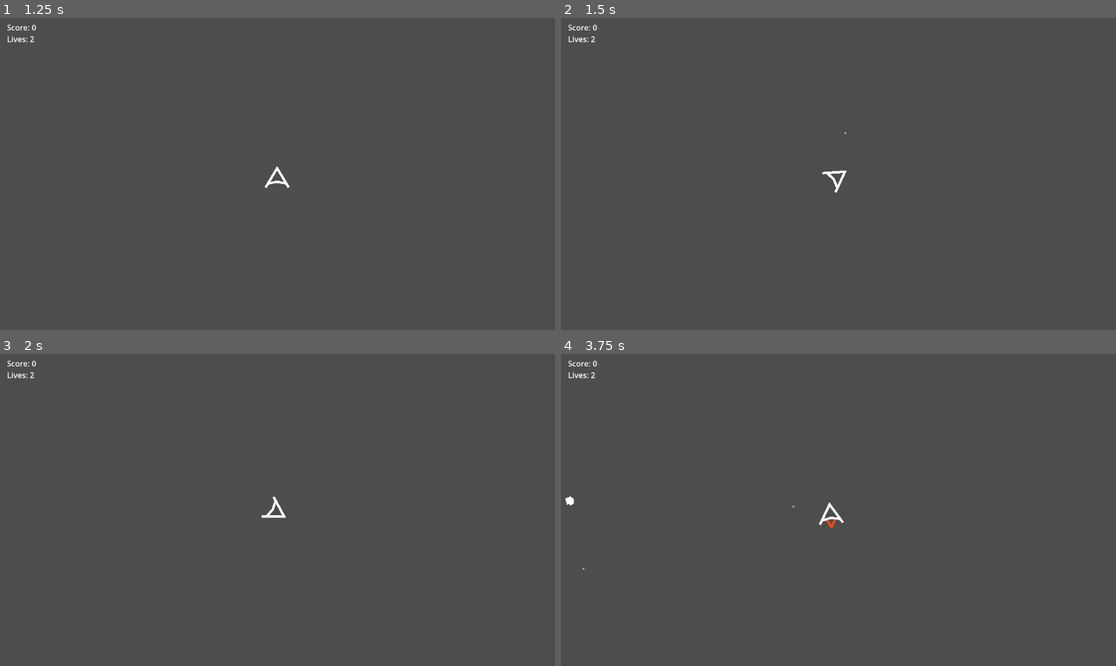
Above: before the commit, frames 1-4 (two rows, left to right).
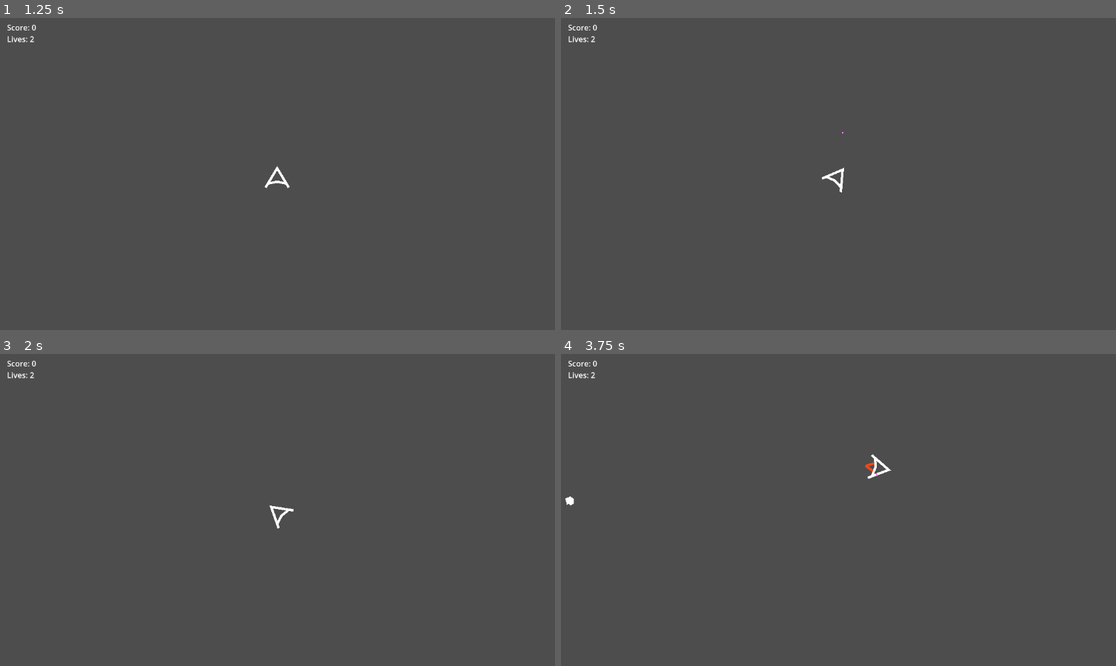
Above: after the commit, the same moments.

Repository: evanboerchers/asteroids
Game: Godot game, scene res://menu/menu.tscn
Two runs of this game, one before a commit and one after it. Both use one fixed random seed, a clock stepped at 60 frames per second and the inputs below.
Inputs:
- Up to frame 1 (1.25 s): click "Play Game" at 0.5 s
- Up to frame 2 (1.5 s): tap Enter at 1.25 s; hold D (move_right) from 1.28 s (still down); tap Space (shoot) at 1.35 s
- Up to frame 3 (2 s): keep holding D (move_right)
- Up to frame 4 (3.75 s): release D (move_right) at 2.03 s; hold A (move_left) 2.03-2.78 s; tap Space (shoot) at 2.1, 2.85, 3.6 s; hold D (move_right) 2.78-3.53 s; hold W (move_up) from 3.53 s (still down)

Frame 1 is identical in both runs. In frame 2, 0.1% of the frame differs, in the area x 46-52%, y 36-57%; in frame 3, 0.1%; in frame 4, 0.3%, in the area x 3-60%, y 32-70%.

Commit message:
added invulnerability

Diff:
--- a/player/player.gd
+++ b/player/player.gd
@@ -3,21 +3,41 @@
 signal hit
 @export var Projectile: PackedScene
 
-@export var thrust      := 1200.0
-@export var turn_torque := 9000.0
+@export var thrust      := 9000.0
+@export var turn_torque := 4000.0
 @export var max_speed   := 900.0
 @export var lin_damp    := 2.0
 @export var ang_damp    := 2
+@export var invul_dur   := 2
 
 var screen_size: Vector2
+var isInvulnerable = false;
 
 func start(pos: Vector2) -> void:
 	position = pos
 	show()
 	$Hitbox.disabled = false
 
+func respawn(pos: Vector2) -> void:
+	position = pos
+	show()
+	invulnerable()
+
 func invulnerable() -> void:
+	isInvulnerable = true
 	$Hitbox.disabled = true
+	call_deferred('flash')
+	await get_tree().create_timer(invul_dur).timeout
+	$Hitbox.disabled = false
+	isInvulnerable = false
+	visible = true
+
+func flash() -> void:
+	while isInvulnerable:
+		visible = !visible
+		await get_tree().create_timer(0.15).timeout
+	visible = true
+
 
 func shoot():
 	var p = Projectile.instantiate()
@@ -29,10 +49,13 @@
 		add_child(p)
 
 func _ready() -> void:
+	_set_properties()
+	$Thrust.visible = false
+
+func _set_properties() -> void:
 	screen_size = get_viewport_rect().size
 	linear_damp = lin_damp
 	angular_damp = ang_damp
-	$Thrust.visible = false
 
 func _physics_process(delta: float) -> void:
 	_apply_rotation()
--- a/player/player.tscn
+++ b/player/player.tscn
@@ -4,15 +4,11 @@
 [ext_resource type="PackedScene" uid="uid://c2uybbwojr6ef" path="res://projectile/projectile.tscn" id="2_rkbax"]
 
 [node name="Player" type="RigidBody2D"]
+center_of_mass_mode = 1
+inertia = 100.0
 script = ExtResource("1_4flbx")
 Projectile = ExtResource("2_rkbax")
-turn_torque = 20000.0
 metadata/_edit_group_ = true
-
-[node name="Hitbox" type="CollisionPolygon2D" parent="."]
-position = Vector2(0, 1)
-scale = Vector2(0.5, 0.5)
-polygon = PackedVector2Array(0, -32, -48, 47, 48, 47)
 
 [node name="Ship" type="Node2D" parent="."]
 scale = Vector2(0.5, 0.5)
@@ -34,4 +30,10 @@
 [node name="Cannon" type="Marker2D" parent="."]
 position = Vector2(0, -20)
 
+[node name="Hitbox" type="CollisionPolygon2D" parent="."]
+physics_interpolation_mode = 2
+position = Vector2(0, 1)
+scale = Vector2(0.5, 0.5)
+polygon = PackedVector2Array(0, -32, -48, 47, 48, 47)
+
 [connection signal="body_entered" from="." to="." method="_on_body_entered"]
